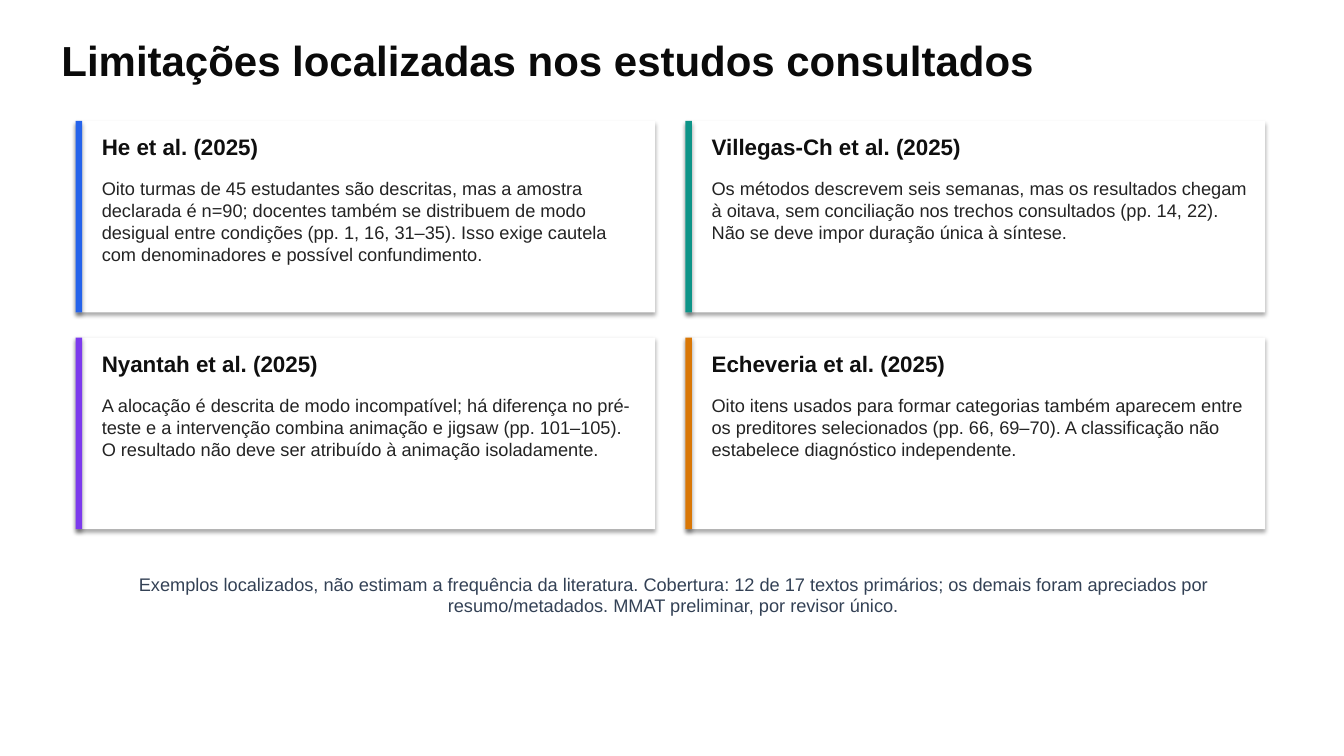
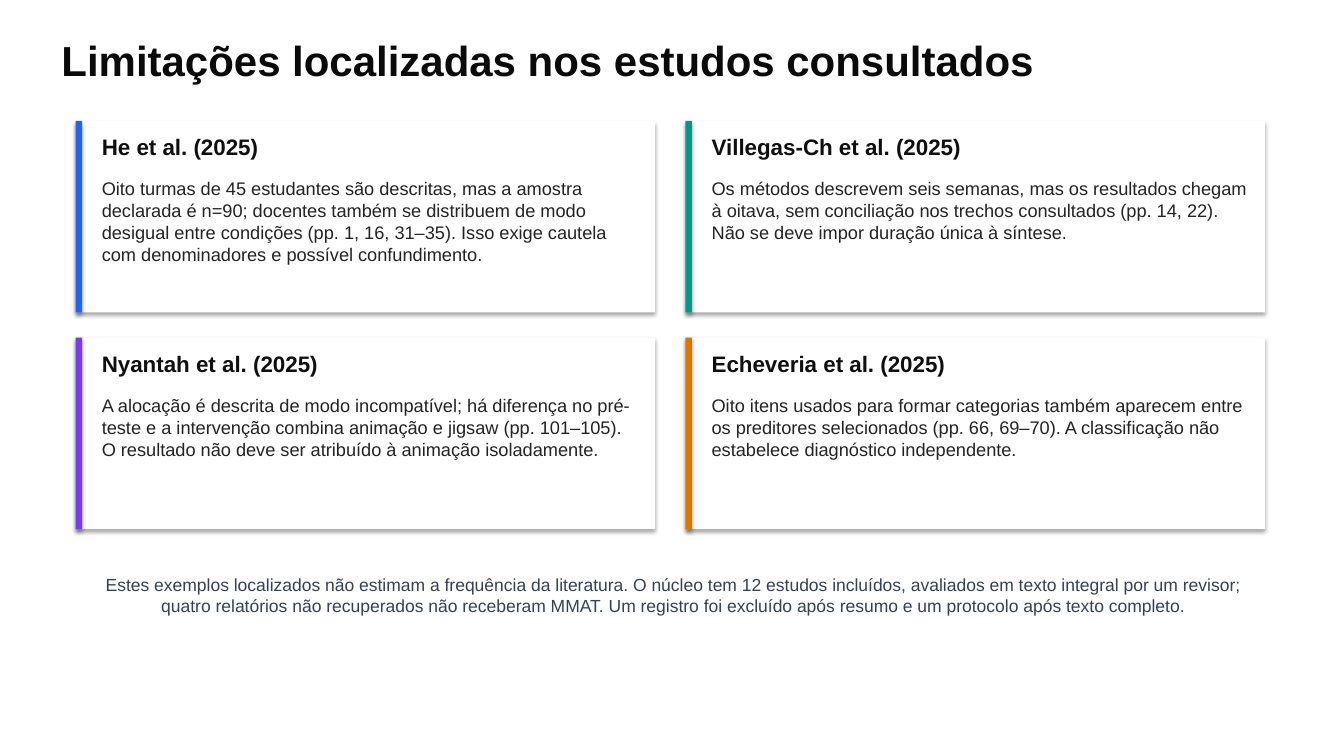
Before and after one commit to thalesfb/ccw, a slide deck: slide 15 of results/tcc/presentation/ensino_personalizado_de_matematica_tcc.pptx. Drawn at 1344x756 pixels with LibreOffice and Linux fonts; fonts in the diff are those of the drawing. Boxes give left, top, right and bottom in pixels: in the first picture for what was removed or moved away, otherwise in the second. Text is boxed around its words. In the diff, an @@ line names an element or a change of style, - is before the commit and + after.

```diff
--- a/results/tcc/presentation/ensino_personalizado_de_matematica_tcc.pptx
+++ b/results/tcc/presentation/ensino_personalizado_de_matematica_tcc.pptx
@@ text at [106, 578, 1240, 616]: text changed; size 13 to 12.5 pt @@
-Exemplos localizados, não estimam a frequência da literatura. Cobertura: 12 de 17 textos primários; os demais foram apreciados por resumo/metadados. MMAT preliminar, por revisor único.
+Estes exemplos localizados não estimam a frequência da literatura. O núcleo tem 12 estudos incluídos, avaliados em texto integral por um revisor; quatro relatórios não recuperados não receberam MMAT. Um registro foi excluído após resumo e um protocolo após texto completo.
```
Also in this commit, not shown: 5 other slides changed, 6 other files.
